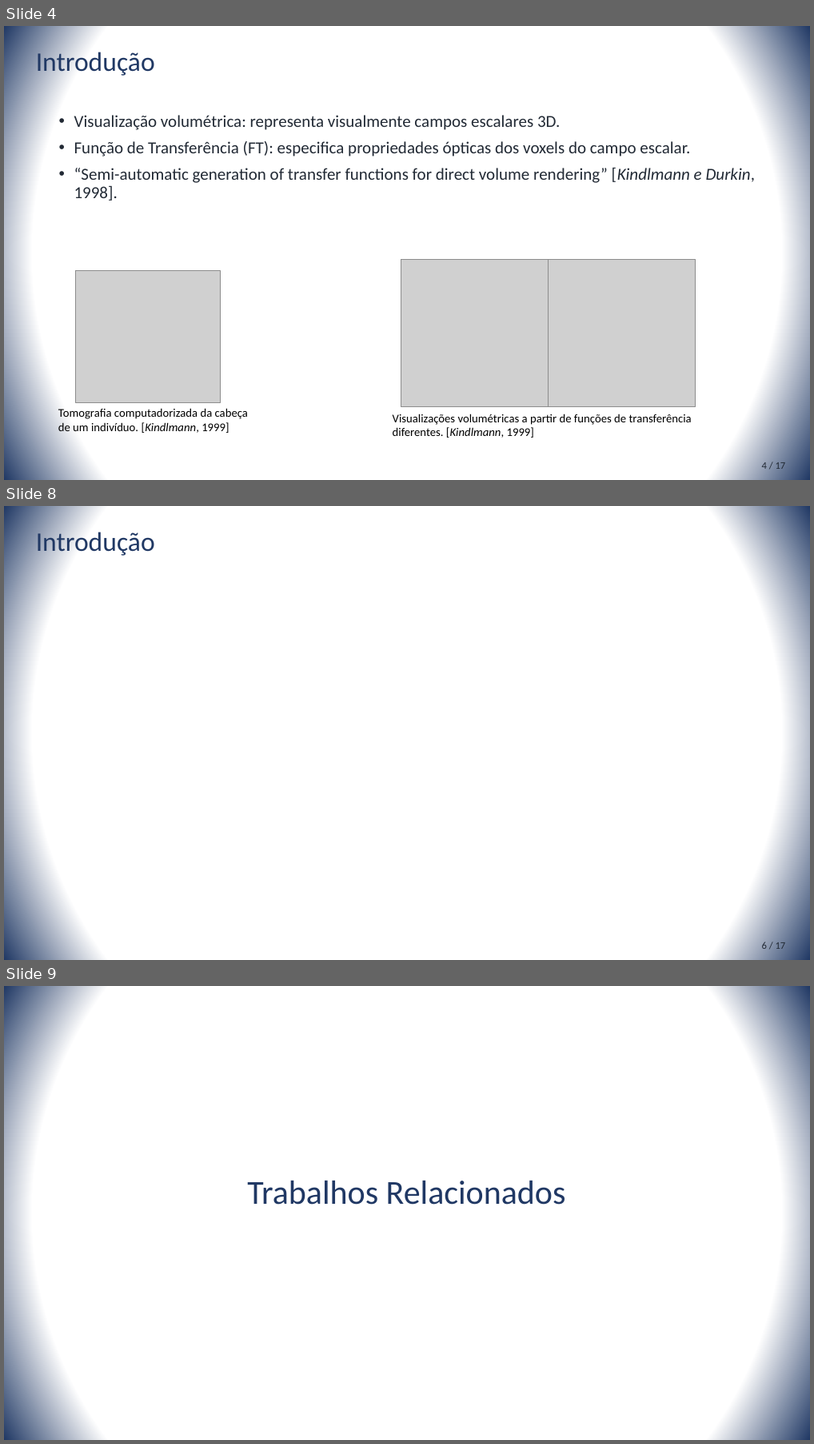
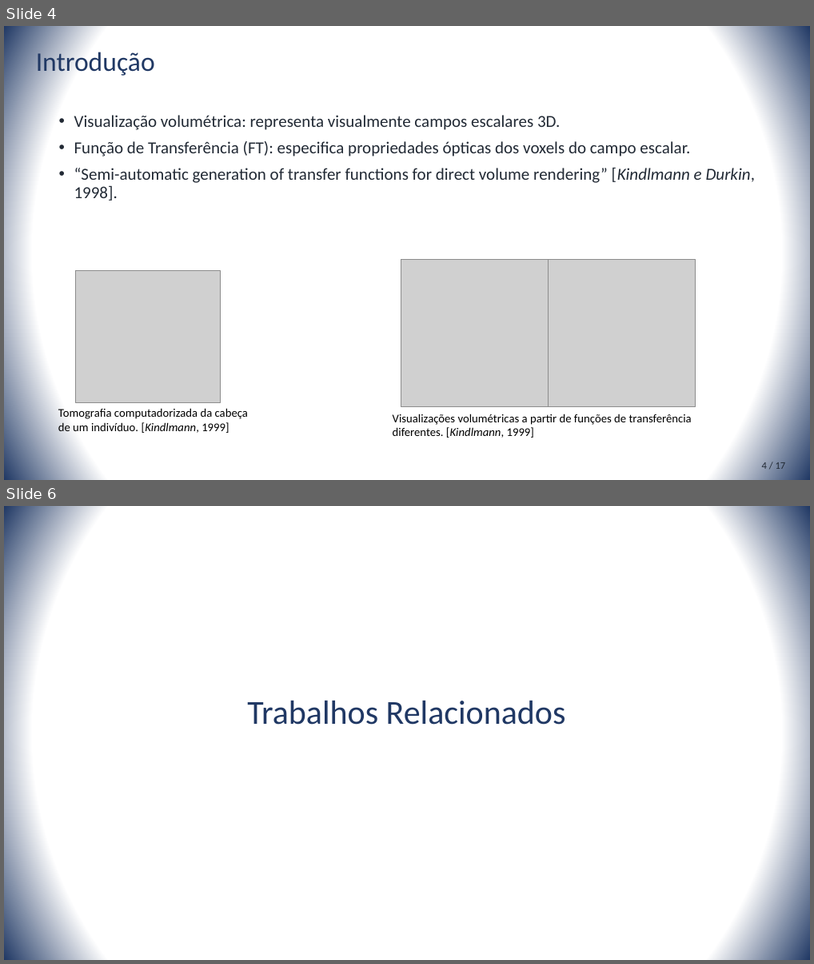
Before and after one commit to rustanitu/atfgtex, a slide deck: presentation/presentation.pptm. Shown one above the other, each under a label of ours: slides 4, 8 and 9 before the commit, slides 4 and 6 after it; the slides between them are not shown. The pictures are 814x1444 and 814x964 pixels, drawn with LibreOffice and Linux fonts; fonts in the diff are those of the drawing; grey boxes stand for pictures. Boxes give left, top, right and bottom in pixels: in the first picture for what was removed or moved away, otherwise in the second. Text is boxed around its words. In the diff, an @@ line names an element or a change of style, - is before the commit and + after.

```diff
--- a/presentation/presentation.pptm
+++ b/presentation/presentation.pptm
@@ slide 8 removed at [4,506,810,960], background gradient #FFFFFF to #203864 @@
@@ title removed at [36,528,155,557] @@
-Introdução
@@ text removed at [762,941,786,948] @@
-6 / 17
@@ what was slide 9 is now slide 6 @@
```
Also in this commit, not shown: 3 slides changed, 1 slide added, 2 other files.
